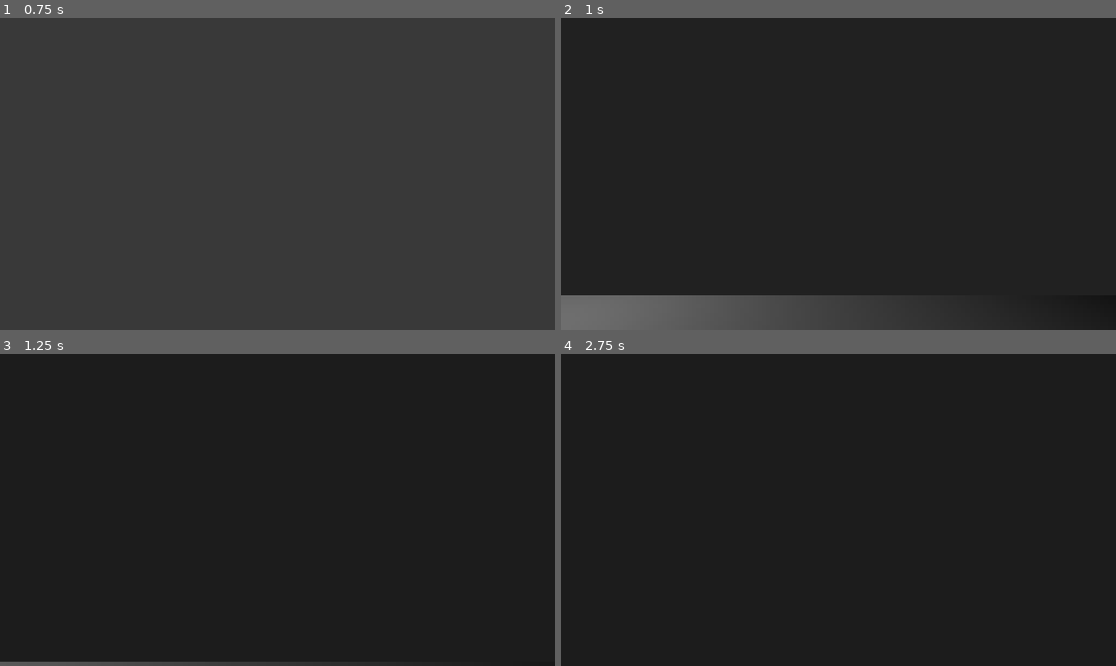
Above: before the commit, frames 1-4 (two rows, left to right).
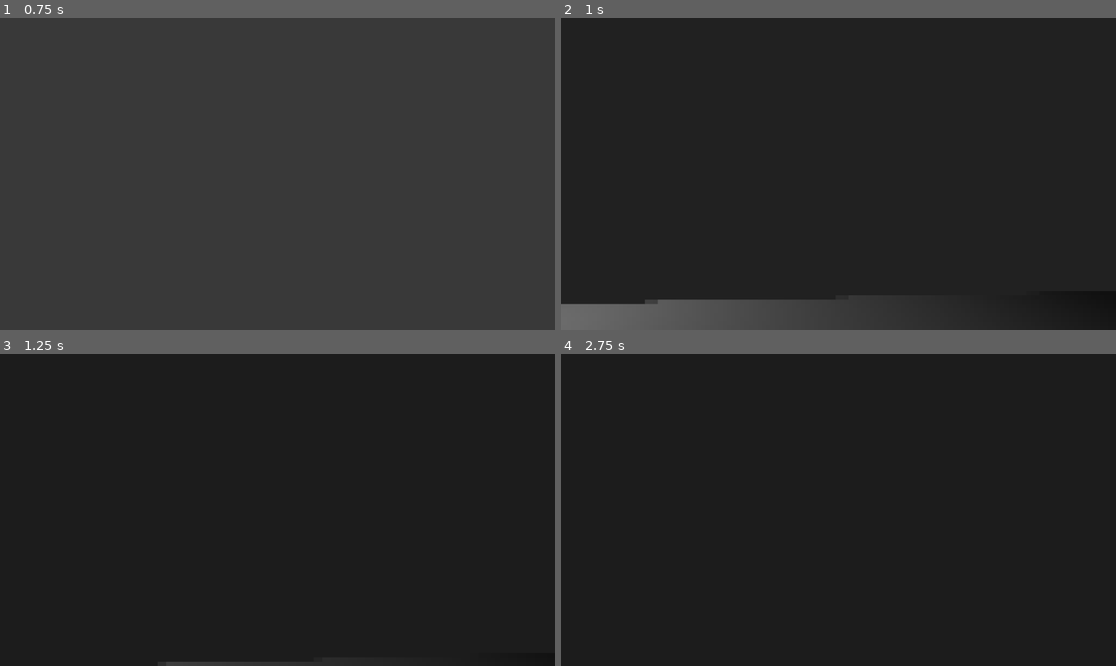
Above: after the commit, the same moments.

Repository: BrownRISDGameDevelopers/hungry-haus
Game: Godot game, scene res://src/Game.tscn
Two runs of this game, one before a commit and one after it. Both use one fixed random seed, a clock stepped at 60 frames per second and the inputs below.
Inputs (mouse positions are in pixels of both pictures, inside the frame that each line leads up to):
- Up to frame 1 (0.75 s): tap Enter at 0.5 s; move the mouse to (305, 174) at 0.52 s; hold W (move_forward) from 0.53 s (still down); hold Tab (interact) from 0.53 s (still down)
- Up to frame 2 (1 s): keep holding W (move_forward); keep holding Tab (interact); tap Space (jump) at 0.77 s
- Up to frame 3 (1.25 s): keep holding W (move_forward); keep holding Tab (interact)
- Up to frame 4 (2.75 s): keep holding W (move_forward); move the mouse to (810, 510) at 1.27 s; release Tab (interact) at 1.28 s; tap Tab (interact) at 1.35 s; tap Space (jump) at 1.52, 2 s; move the mouse to (849, 503) at 2.02 s; hold Tab (interact) from 2.03 s (still down)

Frame 1 is identical in both runs. In frame 2, 0.9% of the frame differs, in the area x 0-50%, y 88-92%; in frame 3, 0.4%; in frame 4, nothing differs.

Commit message:
fix input function

Diff:
--- a/src/player/player.gd
+++ b/src/player/player.gd
@@ -23,8 +23,9 @@
 func _ready() -> void:
 	capture_mouse()
 
-func _unhandled_input(event: InputEvent) -> void:
+func _input(event: InputEvent) -> void:
 	if event is InputEventMouseMotion:
+		print("mousemoving")
 		look_dir = event.relative * 0.001
 		_rotate_camera()
 
